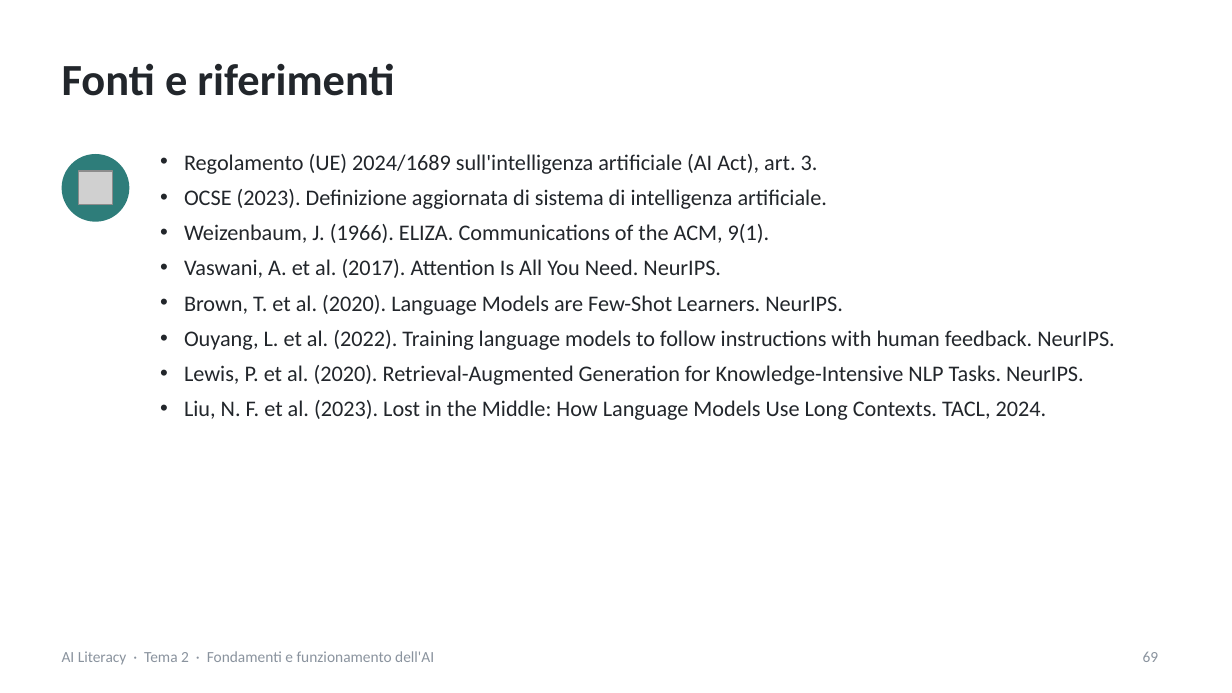
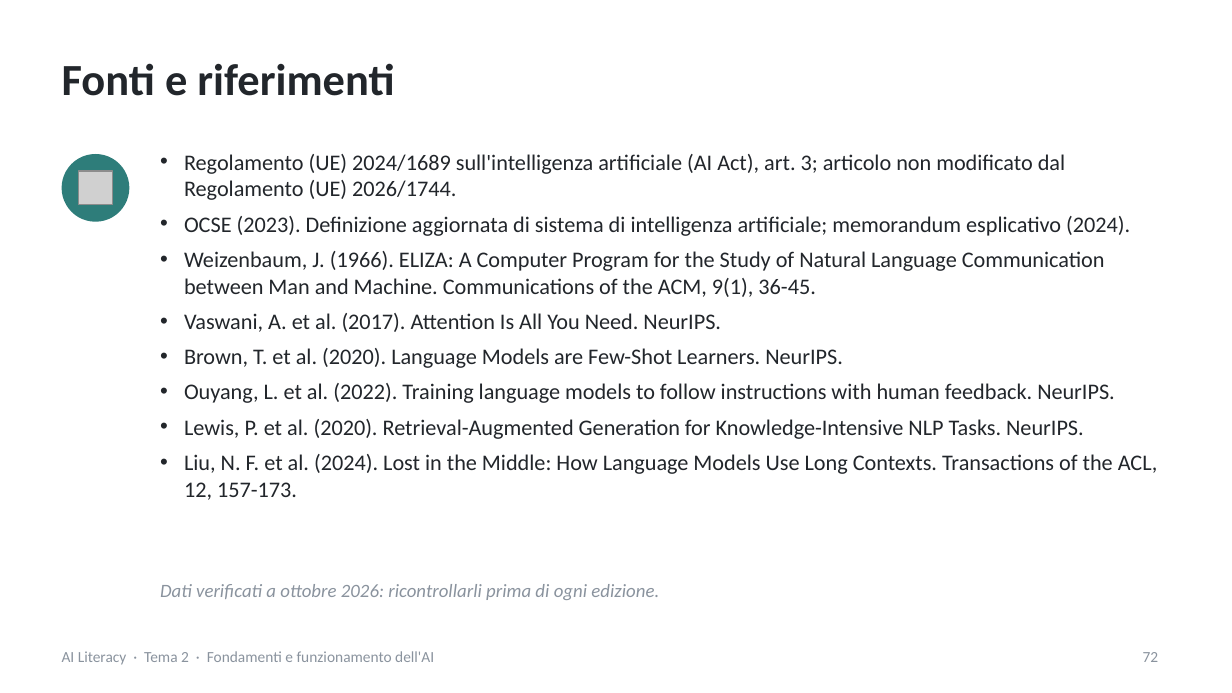
Before and after one commit to NetAi-IT/Formazione-AI-Literacy-Official, a slide deck: slide 72 of Base/Tema2_Fondamenti_e_funzionamento_AI.pptx (slide 69 before the commit). Drawn at 1232x693 pixels with LibreOffice and Linux fonts; fonts in the diff are those of the drawing; grey boxes stand for pictures. Boxes give left, top, right and bottom in pixels: in the first picture for what was removed or moved away, otherwise in the second. Text is boxed around its words. In the diff, an @@ line names an element or a change of style, - is before the commit and + after.

```diff
--- a/Base/Tema2_Fondamenti_e_funzionamento_AI.pptx
+++ b/Base/Tema2_Fondamenti_e_funzionamento_AI.pptx
@@ text at [184, 154, 1130, 297]: text changed @@
-• Regolamento (UE) 2024/1689 sull'intelligenza artificiale (AI Act), art. 3.
-• OCSE (2023). Definizione aggiornata di sistema di intelligenza artificiale.
-• Weizenbaum, J. (1966). ELIZA. Communications of the ACM, 9(1).
+• Regolamento (UE) 2024/1689 sull'intelligenza artificiale (AI Act), art. 3; articolo non modificato dal Regolamento (UE) 2026/1744.
+• OCSE (2023). Definizione aggiornata di sistema di intelligenza artificiale; memorandum esplicativo (2024).
+• Weizenbaum, J. (1966). ELIZA: A Computer Program for the Study of Natural Language Communication between Man and Machine. Communications of the ACM, 9(1), 36-45.
@@ text at [184, 454, 1158, 500]: text changed @@
-• Liu, N. F. et al. (2023). Lost in the Middle: How Language Models Use Long Contexts. TACL, 2024.
+• Liu, N. F. et al. (2024). Lost in the Middle: How Language Models Use Long Contexts. Transactions of the ACL, 12, 157-173.
@@ text added at [160, 584, 659, 600], 11 pt, text #8A939E, italic @@
+Dati verificati a ottobre 2026: ricontrollarli prima di ogni edizione.
@@ page number at [1143, 652, 1159, 662]: text changed @@
-69
+72
```
Also in this commit, not shown: 6 other slides changed, 3 slides added, 9 other files.
